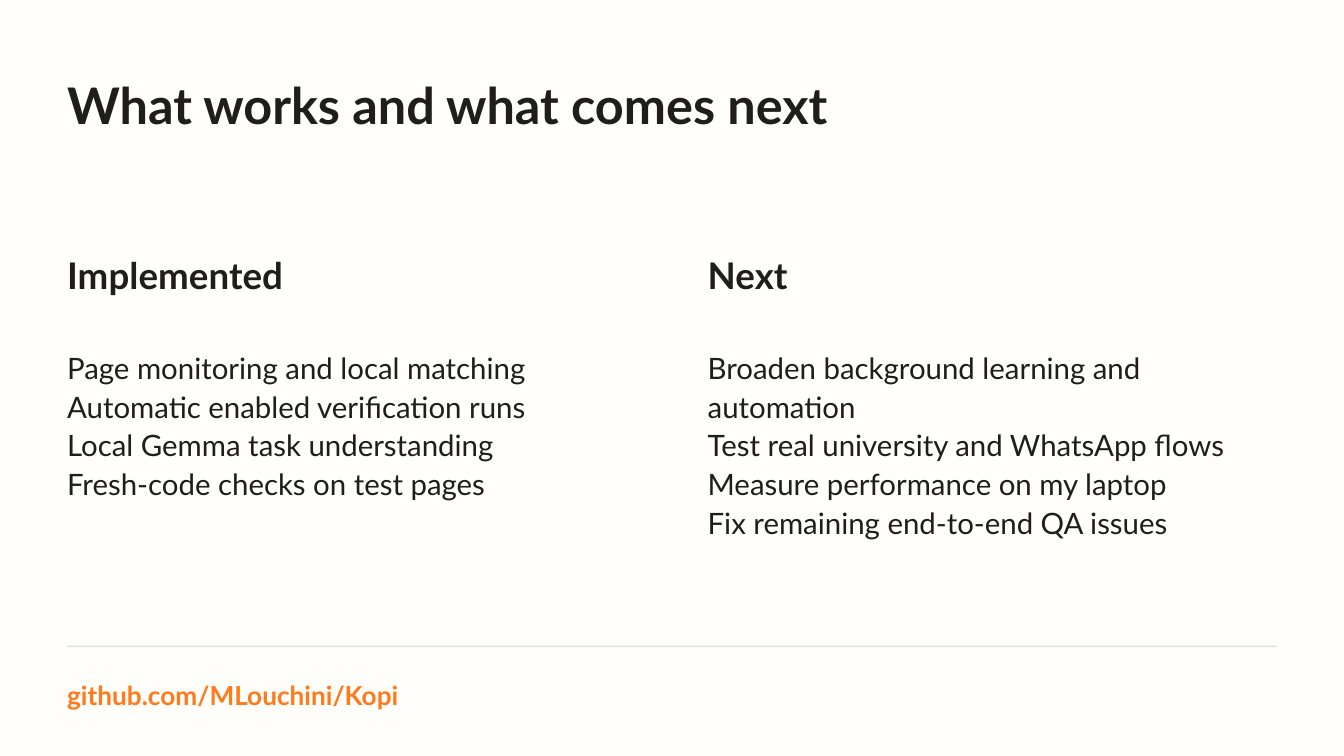
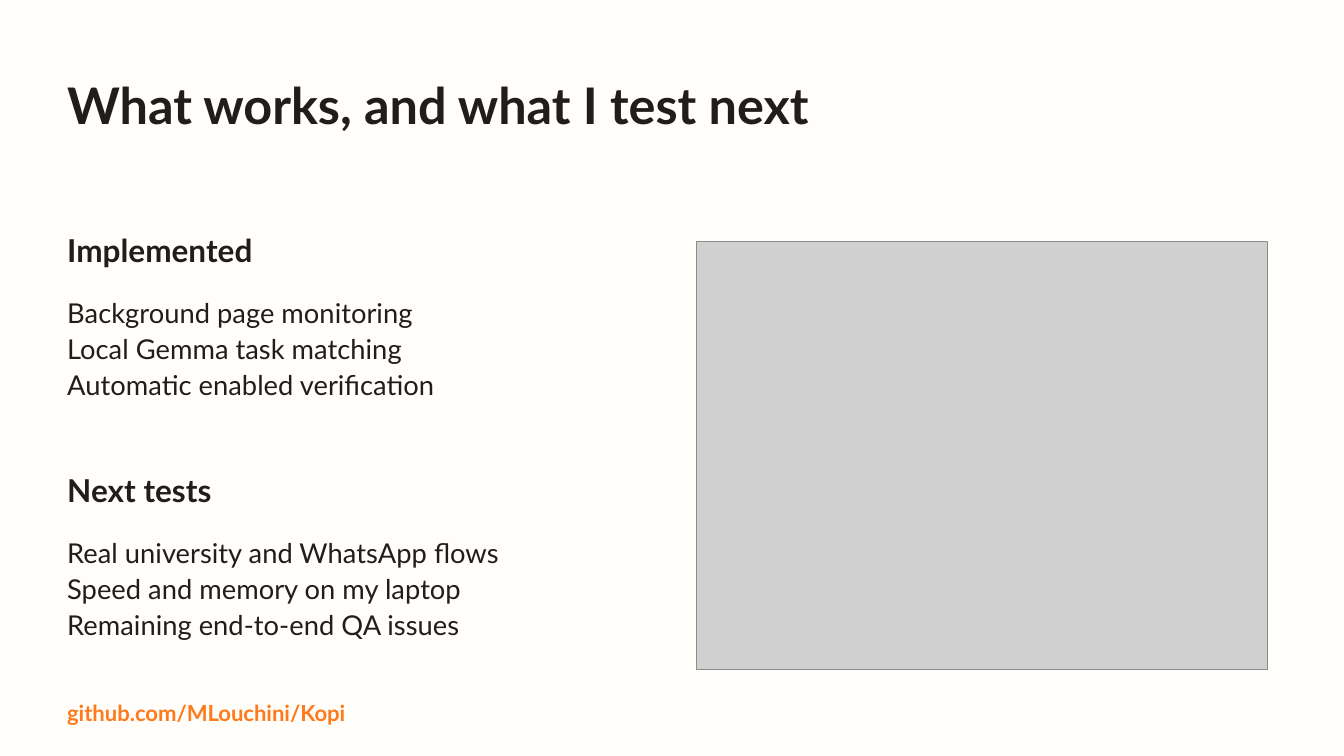
Before and after one commit to MLouchini/Kopi, a slide deck: slide 8 of docs/presentation/Kopi-Hackathon-Pitch.pptx. Drawn at 1344x756 pixels with LibreOffice and Linux fonts; fonts in the diff are those of the drawing; grey boxes stand for pictures. Boxes give left, top, right and bottom in pixels: in the first picture for what was removed or moved away, otherwise in the second. Text is boxed around its words. In the diff, an @@ line names an element or a change of style, - is before the commit and + after.

Commit message:
Illustrate every Kopi slide and clarify daily verification story

```diff
--- a/docs/presentation/Kopi-Hackathon-Pitch.pptx
+++ b/docs/presentation/Kopi-Hackathon-Pitch.pptx
@@ text at (67, 86, 809, 131): text changed @@
-What works and what comes next
+What works, and what I test next
@@ text "Implemented": place and size @@
-text "Implemented" at (67, 261, 283, 295)
+text "Implemented" at (67, 238, 252, 268)
@@ text "Implemented" at (67, 238, 252, 268): size 26.2 to 22.5 pt @@
@@ picture added at (697, 242, 1268, 670) @@
@@ text at (67, 303, 434, 396): text changed; size 21 to 19.5 pt @@
-Page monitoring and local matching
-Automatic enabled verification runs
-Local Gemma task understanding
-Fresh-code checks on test pages
+Background page monitoring
+Local Gemma task matching
+Automatic enabled verification
@@ text at (67, 479, 212, 503): text changed; size 26.2 to 22.5 pt @@
-Next
+Next tests
@@ text at (67, 543, 499, 640): text changed; size 21 to 19.5 pt @@
-Broaden background learning and automation
-Test real university and WhatsApp flows
-Measure performance on my laptop
-Fix remaining end-to-end QA issues
+Real university and WhatsApp flows
+Speed and memory on my laptop
+Remaining end-to-end QA issues
@@ rectangle removed at (68, 646, 1277, 647) @@
@@ text "github.com/MLouchini/Kopi": place and size @@
-text "github.com/MLouchini/Kopi" at (67, 685, 398, 710)
+text "github.com/MLouchini/Kopi" at (67, 704, 345, 725)
@@ text "github.com/MLouchini/Kopi" at (67, 704, 345, 725): size 18.8 to 15.8 pt @@
```
Also in this commit, not shown: 2 other slides changed, 5 slides added, 5 slides removed, 10 other files.
